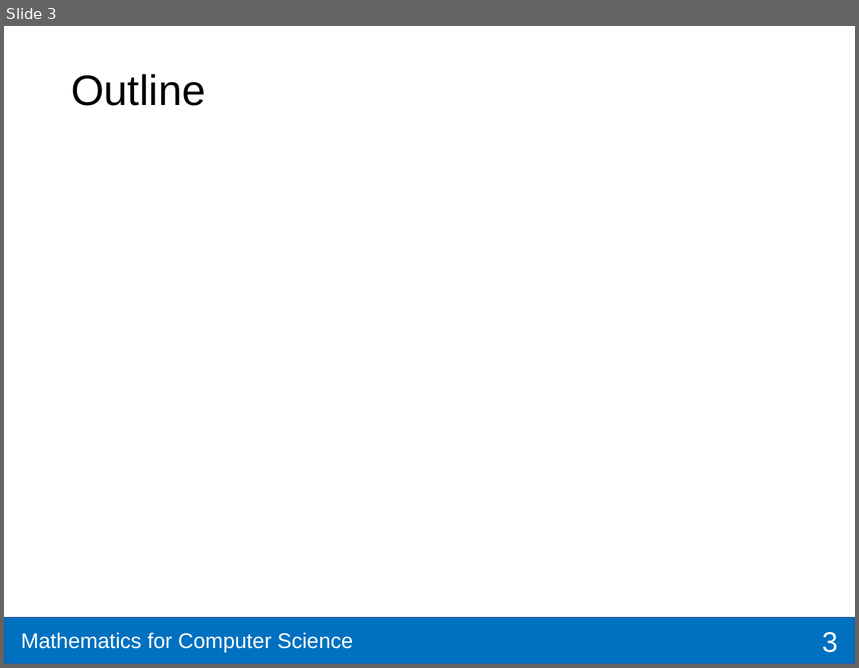
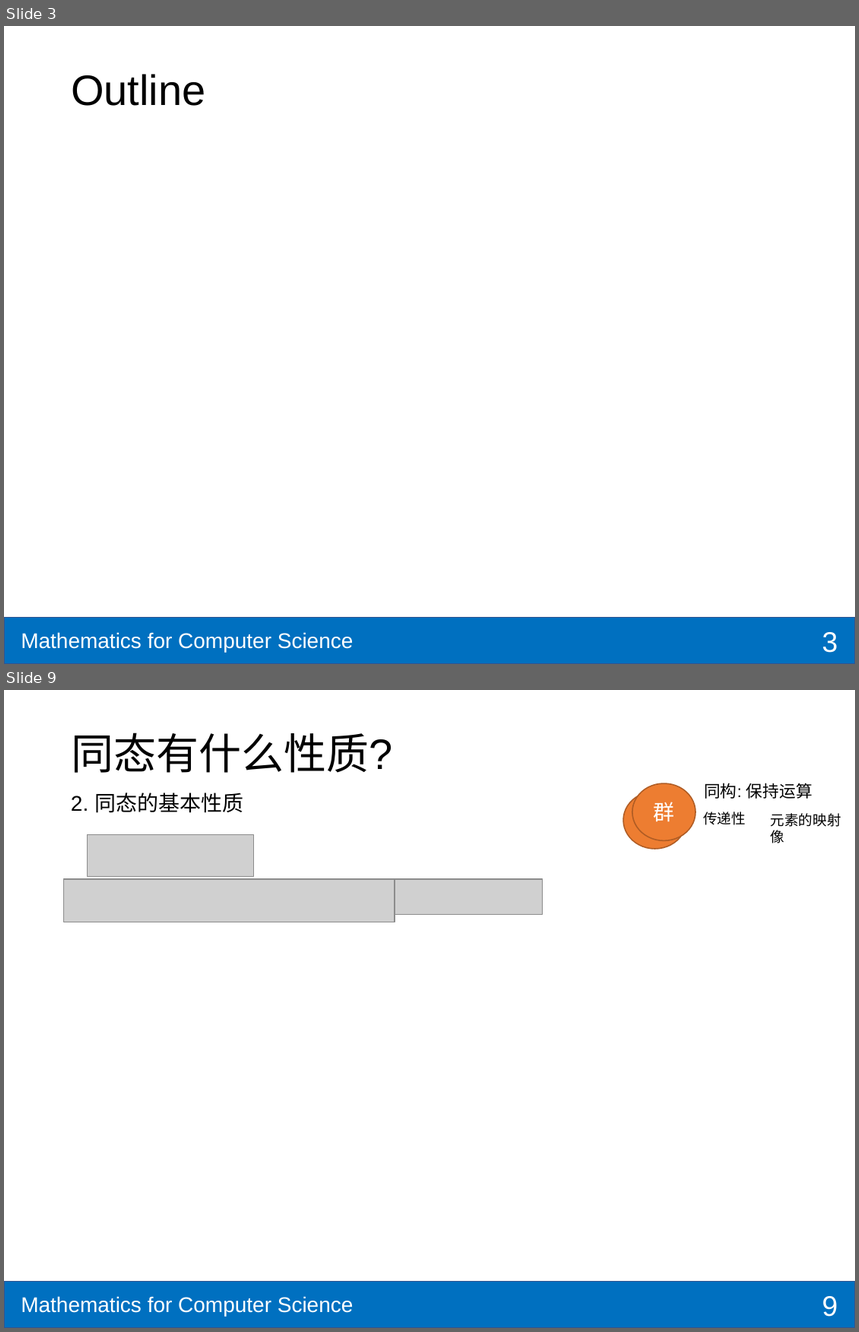
Before and after one commit to shzaiz/dx-public, a slide deck: notes/notes/mcs/9.5-group-theory/3-morphi.pptx. Shown one above the other, each under a label of ours: slide 3 before the commit, slides 3 and 9 after it; the slides between them are not shown. The pictures are 859x668 and 859x1332 pixels, drawn with LibreOffice and Linux fonts; fonts in the diff are those of the drawing; grey boxes stand for pictures. Boxes give left, top, right and bottom in pixels: in the first picture for what was removed or moved away, otherwise in the second. Text is boxed around its words. In the diff, an @@ line names an element or a change of style, - is before the commit and + after.

```diff
--- a/notes/notes/mcs/9.5-group-theory/3-morphi.pptx
+++ b/notes/notes/mcs/9.5-group-theory/3-morphi.pptx
@@ slide 9 added at (x1=4, y1=690, x2=855, y2=1328), background #FFFFFF; not listed: 2 template elements that a slide beside it also shows @@
@@ title added at (x1=71, y1=733, x2=392, y2=773), 36 pt, text #000000 @@
+同态有什么性质?
@@ text added at (x1=71, y1=793, x2=243, y2=813), 18 pt, text #000000 @@
+2. 同态的基本性质
@@ ellipse added at (x1=623, y1=791, x2=686, y2=848), fill #ED7D31, outline #AF5C24 1 pt, 18 pt, text #FFFFFF @@
+群
@@ ellipse added at (x1=633, y1=783, x2=695, y2=840), fill #ED7D31, outline #AF5C24 1 pt, 18 pt, text #FFFFFF @@
+群
@@ text added at (x1=704, y1=783, x2=813, y2=799), 14 pt, text #000000 @@
+同构: 保持运算
@@ text added at (x1=703, y1=812, x2=746, y2=825), 12 pt, text #000000 @@
+传递性
@@ text added at (x1=771, y1=813, x2=842, y2=844), 12 pt, text #000000 @@
+元素的映射
+像
@@ picture added at (x1=88, y1=834, x2=254, y2=876) @@
@@ picture added at (x1=63, y1=879, x2=395, y2=922) @@
@@ picture added at (x1=395, y1=879, x2=543, y2=915) @@
@@ page number added at (x1=823, y1=1296, x2=838, y2=1317), 24 pt, text #FFFFFF @@
+9
```
Also in this commit, not shown: 1 slide changed, 4 other slides added, 20 other files.
